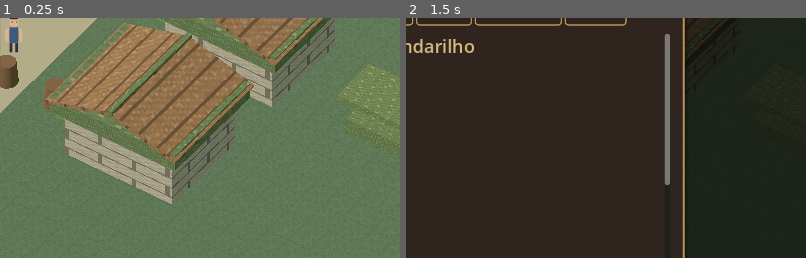
Above: before the commit, frames 1-2 (left to right).
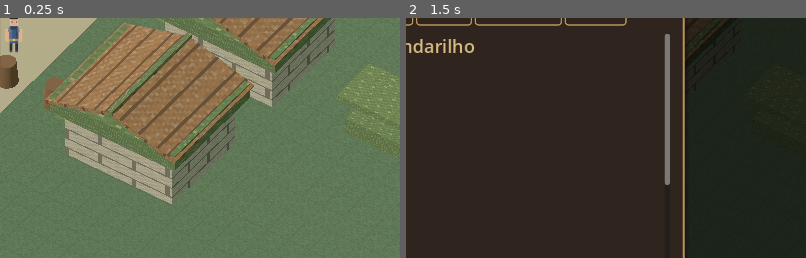
Above: after the commit, the same moments.

Repository: alexandre10227-afk/fortaleza-ultimo-bastiao
Game: Godot game, scene res://scenes/world.tscn
Same seed, same stepped clock (60 frames per second), same inputs: the game is played once before the commit and once after it. This scene is started directly instead of the project's main scene.
Inputs:
- Up to frame 1 (0.25 s): no input
- Up to frame 2 (1.5 s): click "Personagem / Inventario" at 0.5 s; click "Mapa" at 1.25 s
The pictures show only the part of the screen within x 48-98%, y 20-70%; the shares and areas given below are measured in that part.

The runs differ from the first frame. In frame 1, 0.1% of the frame differs, in the area x 2-5%, y 3-15%; in frame 2, nothing differs.

Commit message:
art(hero): detailed cached sprites with fabric texture, armor trims and walking silhouettes

Diff:
--- a/novo_projeto/scripts/actor_animation.gd
+++ b/novo_projeto/scripts/actor_animation.gd
@@ -22,6 +22,23 @@
             var swing := -2 if step == 1 else 2 if step == 2 else 0
             _rectangle(img, 5 + swing, 16 + bounce, 8 + swing, 26 + bounce, SKIN)
             _rectangle(img, 16 - swing, 16 + bounce, 19 - swing, 26 + bounce, SKIN)
+            # Original pixel-art fabric: collar, shoulders, sash, boots and glints.
+            # Generated for 24 cached frames, never inside animation _process.
+            var bright := coat.lightened(.24)
+            var shadow := coat.darkened(.25)
+            _rectangle(img, 8, 13 + bounce, 16, 16 + bounce, shadow)
+            _rectangle(img, 9, 16 + bounce, 10, 27 + bounce, bright)
+            _rectangle(img, 14, 16 + bounce, 15, 27 + bounce, shadow)
+            _rectangle(img, 8, 24 + bounce, 16, 26 + bounce, Color("#a88b57"))
+            _rectangle(img, 11, 24 + bounce, 13, 26 + bounce, Color("#d7bc7a"))
+            _rectangle(img, 7, 14 + bounce, 9, 18 + bounce, Color("#757b7d"))
+            _rectangle(img, 15, 14 + bounce, 17, 18 + bounce, Color("#757b7d"))
+            _rectangle(img, 8, 34 + bounce, 11, 36 + bounce, BOOTS.lightened(.15))
+            _rectangle(img, 13, 34 + bounce, 16, 36 + bounce, BOOTS.lightened(.15))
+            if style_index == 2:
+                _rectangle(img, 10, 17 + bounce, 14, 22 + bounce, Color("#8f754c"))
+            elif style_index == 3:
+                _rectangle(img, 9, 19 + bounce, 16, 20 + bounce, Color("#a7bcc2"))
             if direction == "up":
                 _rectangle(img, 8, 7 + bounce, 16, 14 + bounce, HAIR)
             elif direction == "down":
